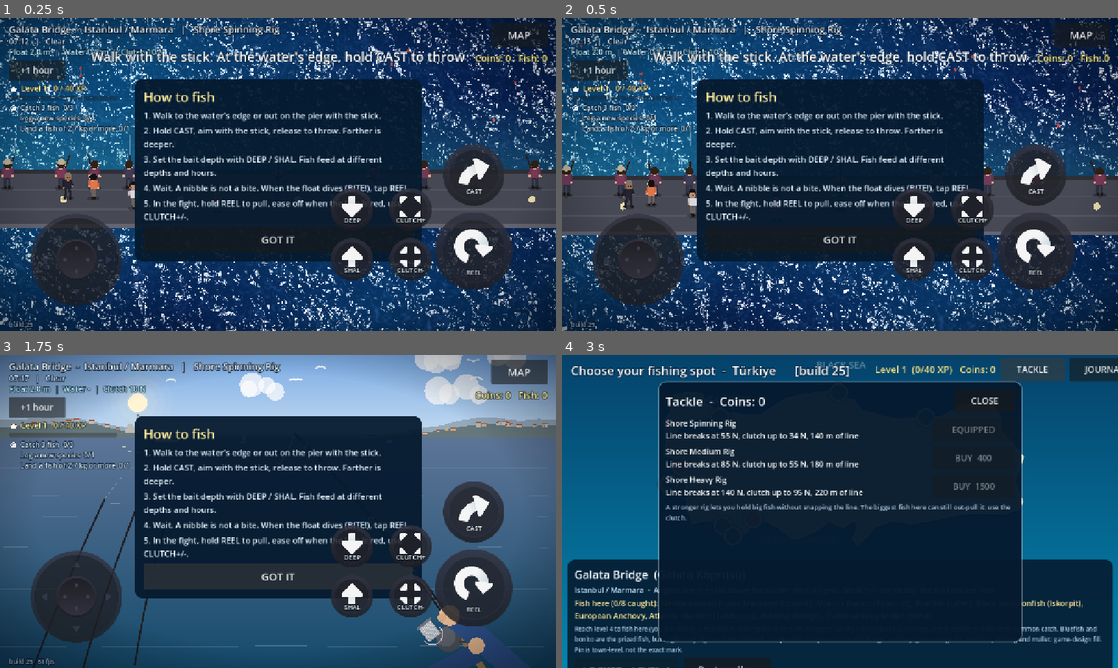
Above: before the commit, frames 1-4 (two rows, left to right).
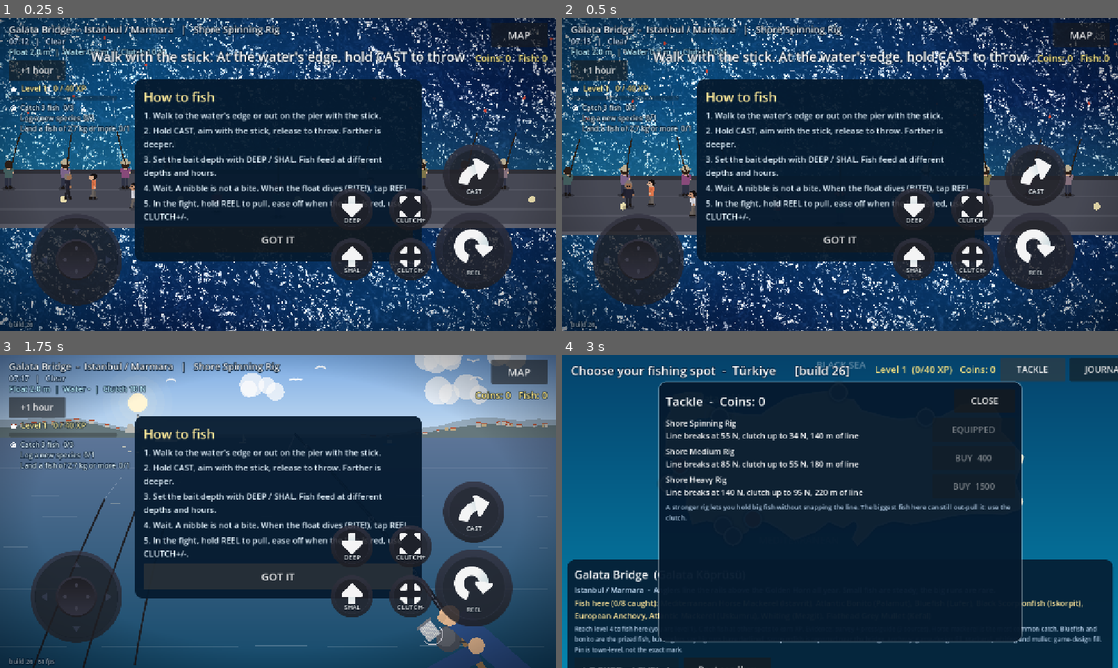
Above: after the commit, the same moments.

Repository: nextlevelcorp/godot_fishing_rpg
Game: Godot game, scene res://shore_fishing.tscn
Same seed, same stepped clock (60 frames per second), same inputs: the game is played once before the commit and once after it. This scene is started directly instead of the project's main scene.
Inputs (mouse positions are in pixels of both pictures, inside the frame that each line leads up to):
- Up to frame 1 (0.25 s): no input
- Up to frame 2 (0.5 s): no input
- Up to frame 3 (1.75 s): tap Enter at 0.5 s; move the mouse to (400, 495) at 0.52 s; hold D (steer_right) 0.53-1.25 s; hold C (cast) 0.53-1.25 s; click (400, 495) at 0.67 s; drag from (166, 527) to (250, 574) at 1.27 s
- Up to frame 4 (3 s): click "MAP" at 2 s; click "TACKLE" at 2.75 s

The runs differ from the first frame. In frame 1, 1.2% of the frame differs, in the area x 0-100%, y 5-99%; in frame 2, 1.2%, in the area x 0-100%, y 7-99%; in frame 3, less than 0.1%; in frame 4, less than 0.1%.

Commit message:
feat: other anglers fish for real, people walk in profile, hands on the rod (build 26)
- Every spot now has other anglers along the shore (they were only drawn
  on the bridge). Each runs the same loop as the player: wait, bite and
  fight with the rod bending and the float dragged about, land a fish of
  the spot's species that swings on the line, cast again. Bites come
  faster when the fish are feeding. Splash, drips and cast sounds fade
  with distance.
- Figure: people walking left or right are drawn in profile with
  scissoring legs, swinging arm and a nose, instead of sliding sideways;
  a hold point puts both hands on the rod (player and other anglers).

Co-Authored-By: Claude Opus 5.5 <noreply@anthropic.com>
Claude-Session: https://claude.ai/code/session_01HLtjWBZvxzhjVtsJywwULp

Diff:
--- a/figure.gd
+++ b/figure.gd
@@ -7,47 +7,100 @@
 
 ## feet: ground point. facing: walking or looking direction (screen space, y down = toward camera).
 ## step: walk-cycle phase in radians. moving: legs swing only while walking. s: scale (1 = adult).
-## look: {shirt, pants, skin, hair, hat (Color or null)}.
-static func draw_person(ci: CanvasItem, feet: Vector2, facing: Vector2, step: float, moving: bool, look: Dictionary, s: float = 1.0) -> void:
+## look: {shirt, pants, skin, hair, hat (Color or null)}. hold: a point both hands grip (a rod), or
+## Vector2.INF for free arms. Walking left or right shows the person in profile, legs scissoring,
+## so nobody slides sideways like a crab.
+static func draw_person(ci: CanvasItem, feet: Vector2, facing: Vector2, step: float, moving: bool, look: Dictionary,
+		s: float = 1.0, hold: Vector2 = Vector2.INF) -> void:
 	var shirt: Color = look.get("shirt", Color(0.25, 0.40, 0.65))
 	var pants: Color = look.get("pants", Color(0.20, 0.22, 0.28))
 	var skin: Color = look.get("skin", Color(0.92, 0.74, 0.58))
 	var hair: Color = look.get("hair", Color(0.20, 0.14, 0.10))
-	var side := clampf(facing.x, -1.0, 1.0)
-	var toward := facing.y > 0.25                    # facing the camera: we see the face
-	var swing := sin(step) * 5.0 * s if moving else 0.0
+	var shoe := Color(0.12, 0.10, 0.09)
+	var profile := absf(facing.x) > 0.55
+	var dir := 1.0 if facing.x >= 0.0 else -1.0
+	var toward := facing.y > 0.25 and not profile
+	var swing := sin(step) if moving else 0.0
 	var bob := absf(sin(step)) * 1.5 * s if moving else 0.0
-	# shadow
-	_ellipse(ci, feet + Vector2(0.0, 1.0 * s), Vector2(11.0 * s, 4.0 * s), Color(0.0, 0.0, 0.0, 0.25))
-	# legs
+	_ellipse(ci, feet + Vector2(0.0, 1.0 * s), Vector2((8.0 if profile else 11.0) * s, 4.0 * s), Color(0.0, 0.0, 0.0, 0.25))
 	var hip := feet + Vector2(0.0, -16.0 * s - bob)
-	ci.draw_line(hip + Vector2(-3.0 * s, 0.0), feet + Vector2(-3.0 * s + swing * 0.6, 0.0), pants, 4.5 * s)
-	ci.draw_line(hip + Vector2(3.0 * s, 0.0), feet + Vector2(3.0 * s - swing * 0.6, 0.0), pants, 4.5 * s)
-	ci.draw_circle(feet + Vector2(-3.0 * s + swing * 0.6, 0.0), 2.4 * s, Color(0.12, 0.10, 0.09))
-	ci.draw_circle(feet + Vector2(3.0 * s - swing * 0.6, 0.0), 2.4 * s, Color(0.12, 0.10, 0.09))
-	# body
 	var chest := hip + Vector2(0.0, -12.0 * s)
+	var holding := hold != Vector2.INF
+	if profile:
+		# Legs scissor forward and back along the walking direction.
+		var fwd := Vector2(dir * 6.0 * s * swing, 0.0)
+		ci.draw_line(hip, feet - fwd, pants.darkened(0.15), 4.5 * s)
+		_foot(ci, feet - fwd, dir, s, shoe)
+		ci.draw_line(hip, feet + fwd, pants, 4.8 * s)
+		_foot(ci, feet + fwd, dir, s, shoe)
+		ci.draw_colored_polygon(PackedVector2Array([hip + Vector2(-4.0 * s, 1.0 * s), hip + Vector2(4.0 * s, 1.0 * s),
+			chest + Vector2(4.5 * s, -2.0 * s), chest + Vector2(-4.5 * s, -2.0 * s)]), shirt)
+		var shoulder := chest + Vector2(dir * 1.0 * s, -1.0 * s)
+		if holding:
+			_arm(ci, shoulder, hold, shirt, skin, s)
+		else:
+			var hand := shoulder + Vector2(-dir * 5.0 * s * swing, 11.0 * s)
+			_arm(ci, shoulder, hand, shirt, skin, s)
+		var head := chest + Vector2(dir * 1.0 * s, -8.0 * s)
+		ci.draw_circle(head, 6.2 * s, skin)
+		ci.draw_circle(head + Vector2(-dir * 1.6 * s, -1.2 * s), 5.8 * s, hair)
+		ci.draw_circle(head + Vector2(dir * 2.2 * s, 0.8 * s), 4.2 * s, skin)
+		ci.draw_circle(head + Vector2(dir * 6.0 * s, 1.0 * s), 1.4 * s, skin.darkened(0.08))     # nose
+		ci.draw_circle(head + Vector2(dir * 3.2 * s, -0.6 * s), 0.9 * s, Color(0.1, 0.08, 0.08))
+		_hat(ci, look, head, dir, s, true)
+		return
+	# Front or back view.
+	var spread := 5.0 * s * swing
+	ci.draw_line(hip + Vector2(-3.0 * s, 0.0), feet + Vector2(-3.0 * s, -absf(spread) * 0.3), pants, 4.5 * s)
+	ci.draw_line(hip + Vector2(3.0 * s, 0.0), feet + Vector2(3.0 * s, -absf(spread) * 0.3), pants, 4.5 * s)
+	ci.draw_circle(feet + Vector2(-3.0 * s, -maxf(spread, 0.0) * 0.6), 2.4 * s, shoe)
+	ci.draw_circle(feet + Vector2(3.0 * s, minf(spread, 0.0) * 0.6), 2.4 * s, shoe)
+	var back_view := not toward
+	if holding and back_view:
+		_arm(ci, chest + Vector2(-7.0 * s, -2.0 * s), hold, shirt, skin, s)
+		_arm(ci, chest + Vector2(7.0 * s, -2.0 * s), hold + Vector2(2.0 * s, 4.0 * s), shirt, skin, s)
 	ci.draw_colored_polygon(PackedVector2Array([hip + Vector2(-6.0 * s, 1.0 * s), hip + Vector2(6.0 * s, 1.0 * s),
 		chest + Vector2(7.5 * s, -2.0 * s), chest + Vector2(-7.5 * s, -2.0 * s)]), shirt)
-	ci.draw_line(chest + Vector2(-7.5 * s, -2.0 * s), chest + Vector2(-8.0 * s, 9.0 * s - swing * 0.5), shirt.darkened(0.12), 3.5 * s)
-	ci.draw_line(chest + Vector2(7.5 * s, -2.0 * s), chest + Vector2(8.0 * s, 9.0 * s + swing * 0.5), shirt.darkened(0.12), 3.5 * s)
-	ci.draw_circle(chest + Vector2(-8.0 * s, 9.5 * s - swing * 0.5), 2.0 * s, skin)
-	ci.draw_circle(chest + Vector2(8.0 * s, 9.5 * s + swing * 0.5), 2.0 * s, skin)
-	# head
-	var head := chest + Vector2(side * 1.5 * s, -8.0 * s)
+	if not holding:
+		_arm(ci, chest + Vector2(-7.5 * s, -2.0 * s), chest + Vector2(-8.5 * s, 10.0 * s - spread * 0.5), shirt, skin, s)
+		_arm(ci, chest + Vector2(7.5 * s, -2.0 * s), chest + Vector2(8.5 * s, 10.0 * s + spread * 0.5), shirt, skin, s)
+	elif not back_view:
+		_arm(ci, chest + Vector2(-7.0 * s, -2.0 * s), hold, shirt, skin, s)
+		_arm(ci, chest + Vector2(7.0 * s, -2.0 * s), hold + Vector2(2.0 * s, 4.0 * s), shirt, skin, s)
+	var head := chest + Vector2(0.0, -8.0 * s)
 	ci.draw_circle(head, 6.5 * s, skin)
 	if toward:
 		ci.draw_circle(head + Vector2(0.0, -2.5 * s), 6.6 * s, hair)
 		ci.draw_circle(head + Vector2(0.0, 1.2 * s), 5.6 * s, skin)
-		ci.draw_circle(head + Vector2(-2.2 * s + side * 1.5 * s, 0.8 * s), 0.9 * s, Color(0.1, 0.08, 0.08))
-		ci.draw_circle(head + Vector2(2.2 * s + side * 1.5 * s, 0.8 * s), 0.9 * s, Color(0.1, 0.08, 0.08))
+		ci.draw_circle(head + Vector2(-2.2 * s, 0.8 * s), 0.9 * s, Color(0.1, 0.08, 0.08))
+		ci.draw_circle(head + Vector2(2.2 * s, 0.8 * s), 0.9 * s, Color(0.1, 0.08, 0.08))
 	else:
-		ci.draw_circle(head + Vector2(-side * 1.0 * s, -0.5 * s), 6.4 * s, hair)
+		ci.draw_circle(head + Vector2(0.0, -0.5 * s), 6.4 * s, hair)
+	_hat(ci, look, head, 0.0, s, false)
+
+
+## Upper arm and forearm from the shoulder to the hand, with a sleeve and a hand.
+static func _arm(ci: CanvasItem, shoulder: Vector2, hand: Vector2, shirt: Color, skin: Color, s: float) -> void:
+	var elbow := shoulder.lerp(hand, 0.5) + Vector2(0.0, 3.0 * s)
+	ci.draw_line(shoulder, elbow, shirt.darkened(0.12), 3.6 * s)
+	ci.draw_line(elbow, hand, shirt.darkened(0.05), 3.2 * s)
+	ci.draw_circle(hand, 2.2 * s, skin)
+
+
+static func _foot(ci: CanvasItem, at: Vector2, dir: float, s: float, col: Color) -> void:
+	ci.draw_line(at + Vector2(-dir * 1.0 * s, 0.0), at + Vector2(dir * 3.5 * s, 0.0), col, 2.8 * s)
+
+
+static func _hat(ci: CanvasItem, look: Dictionary, head: Vector2, dir: float, s: float, profile: bool) -> void:
 	var hat: Variant = look.get("hat", null)
-	if hat is Color:
-		var hc: Color = hat
+	if not (hat is Color):
+		return
+	var hc: Color = hat
+	if profile:
+		ci.draw_line(head + Vector2(-dir * 4.0 * s, -4.0 * s), head + Vector2(dir * 9.0 * s, -3.0 * s), hc.darkened(0.15), 2.2 * s)
+	else:
 		_ellipse(ci, head + Vector2(0.0, -4.0 * s), Vector2(8.5 * s, 2.6 * s), hc.darkened(0.15))
-		ci.draw_circle(head + Vector2(0.0, -5.0 * s), 5.2 * s, hc)
+	ci.draw_circle(head + Vector2(0.0, -5.0 * s), 5.2 * s, hc)
 
 
 ## A cat seen from the side: body, head with ears, tail curling on an oscillator.
--- a/game_session.gd
+++ b/game_session.gd
@@ -11,7 +11,7 @@
 
 ## Shown on screen so a player can tell a fresh deploy from a page the browser cached.
 ## Bump it with every build that changes behaviour.
-const BUILD := "build 25"
+const BUILD := "build 26"
 const SAVE_PATH := "user://save.cfg"
 const SAVE_VERSION := 1
 const START_RIG := "shore_spinning_rig"
--- a/shore_fishing.gd
+++ b/shore_fishing.gd
@@ -280,11 +280,13 @@
 	# Other anglers along the shore. The Galata survey counted about 200 a day on the bridge, so
 	# the rail is lined with them; elsewhere a few locals fish the same water.
 	var crowd_y: float = {"bridge": 20.0, "harbor": 20.0, "beach": 34.0}.get(kind, 12.0)
-	var gap := Vector2(60.0, 130.0) if kind == "bridge" else Vector2(260.0, 520.0)
+	var gap := Vector2(60.0, 130.0) if kind == "bridge" else Vector2(150.0, 320.0)
 	var cx := -HALF_WIDTH + 200.0
 	while cx < HALF_WIDTH - 200.0:
 		if absf(cx) > 140.0 and absf(cx - _pier_x) > 70.0:
-			_crowd.append({"x": cx, "y": crowd_y, "len": rng.randf_range(90.0, 260.0), "phase": rng.randf() * TAU})
+			_crowd.append({"x": cx, "y": crowd_y, "len": rng.randf_range(90.0, 260.0), "phase": rng.randf() * TAU,
+				"state": "wait", "t": rng.randf_range(4.0, 40.0), "shirt": Color(rng.randf_range(0.2, 0.7), rng.randf_range(0.2, 0.5), rng.randf_range(0.25, 0.6)),
+				"hat": rng.randf() < 0.5, "kg": 0.3, "sp": ""})
 		cx += rng.randf_range(gap.x, gap.y)
 	for i in 140:
 		_sparkles.append(Vector3(rng.randf_range(-HALF_WIDTH, HALF_WIDTH), rng.randf_range(-1100.0, -40.0), rng.randf() * TAU))
@@ -1159,22 +1161,76 @@
 func _neighbor_float(a: Dictionary) -> Vector2:
 	var x := float(a["x"])
 	var ph := float(a["phase"])
-	return Vector2(x + sin(_time * 0.4 + ph) * 14.0 + sin(ph) * 30.0, float(a["y"]) - 30.0 - float(a["len"]) + sin(_time * 1.7 + ph) * 2.0)
+	var out := Vector2(x + sin(_time * 0.4 + ph) * 14.0 + sin(ph) * 30.0, float(a["y"]) - 30.0 - float(a["len"]) + sin(_time * 1.7 + ph) * 2.0)
+	match String(a.get("state", "wait")):
+		"fight":
+			# the fish pulls the float under and drags it about, and it comes closer as they reel
+			var k := clampf(float(a["t"]) / 7.0, 0.15, 1.0)
+			out = _neighbor_tip(a).lerp(out, k) + Vector2(sin(_time * 3.1 + ph) * 22.0, cos(_time * 2.3 + ph) * 8.0)
+		"land", "cast":
+			out = _neighbor_tip(a) + Vector2(0.0, 26.0)
+	return out
+
+
+## Rod tip of another angler: the rod rises from their hands toward the water and bends on a fish.
+func _neighbor_tip(a: Dictionary) -> Vector2:
+	var hold := _neighbor_hold(a)
+	var ph := float(a["phase"])
+	var st := String(a.get("state", "wait"))
+	var lean := sin(ph) * 22.0
+	if st == "fight":
+		return hold + Vector2(lean + sin(_time * 4.0 + ph) * 10.0, -48.0)
+	if st == "land":
+		return hold + Vector2(lean * 0.3, -82.0)
+	if st == "cast":
+		var k := clampf(float(a["t"]) / 0.8, 0.0, 1.0)
+		return hold + Vector2(lean, -80.0).rotated(k * 1.6)
+	return hold + Vector2(lean, -78.0 + sin(_time * 1.2 + ph) * 2.0)
+
+
+func _neighbor_hold(a: Dictionary) -> Vector2:
+	return Vector2(float(a["x"]), float(a["y"]) + 18.0) + Vector2(5.0, -36.0)
 
 
 ## Now and then another angler hooks something: a splash at their float and a sound, quieter
 ## the further away they are.
 func _update_neighbors(delta: float) -> void:
-	if _crowd.is_empty():
-		return
-	_neighbor_clock -= delta
-	if _neighbor_clock > 0.0:
-		return
-	_neighbor_clock = _rng.randf_range(10.0, 22.0)
-	var a: Dictionary = _crowd[_rng.randi() % _crowd.size()]
-	var p := _neighbor_float(a)
-	_splash(p, 0.6)
-	_amb.play("splash", clampf(1.0 - absf(p.x) / 1400.0, 0.15, 0.6))
+	# Each other angler runs the same loop as you: wait, bite and fight, land the fish, cast again.
+	# Bites come faster when the fish are feeding (same activity as yours).
+	var species: Array = _spot["species"]
+	for a in _crowd:
+		var t := float(a["t"]) - delta
+		var st := String(a["state"])
+		if t <= 0.0:
+			var near := absf(float(a["x"]) - _cam.position.x) < 1300.0 and not _pov_on
+			match st:
+				"wait":
+					st = "fight"
+					t = _rng.randf_range(4.0, 9.0)
+					a["sp"] = String(species[_rng.randi() % species.size()]) if not species.is_empty() else ""
+					a["kg"] = BiomeDB.roll_weight_kg(String(a["sp"]), _rng) if String(a["sp"]) != "" else 0.4
+					if near:
+						_splash(_neighbor_float(a), 0.7)
+						_amb.play("splash", clampf(1.0 - absf(float(a["x"]) - _cam.position.x) / 1400.0, 0.15, 0.6))
+				"fight":
+					if _rng.randf() < 0.25:
+						st = "cast"                                  # it got away
+						t = 0.8
+					else:
+						st = "land"
+						t = 2.4
+						if near:
+							_amb.play("drips", 0.4)
+				"land":
+					st = "cast"
+					t = 0.8
+				_:
+					st = "wait"
+					t = _rng.randf_range(12.0, 45.0) / maxf(_activity(), 0.3)
+					if near:
+						_amb.play("cast", 0.25)
+		a["t"] = t
+		a["state"] = st
 
 
 # ---------------------------------------------------------------- fight results
@@ -1500,6 +1556,7 @@
 	_draw_shore()
 	if _has_pier:
 		_draw_pier()
+	_draw_crowd()
 	_draw_boats()
 	_draw_ripples()
 	_draw_line_and_float()
@@ -1574,7 +1631,6 @@
 		while lx <= HALF_WIDTH - 200.0:
 			draw_circle(Vector2(lx, 62.0), 7.0, Color(1.0, 0.95, 0.7))
 			lx += 240.0
-		_draw_crowd()
 	elif kind == "harbor":
 		draw_rect(Rect2(-w, 0.0, w * 2.0, 150.0), base)
 		draw_rect(Rect2(-w, 0.0, w * 2.0, 8.0), base.darkened(0.4))
@@ -1618,15 +1674,35 @@
 func _draw_crowd() -> void:
 	for a in _crowd:
 		var x := float(a["x"])
-		var ph := float(a["phase"])
+		if absf(x - _cam.position.x) > 1500.0:
+			continue
 		var y := float(a["y"])
-		var tip := Vector2(x + sin(ph) * 20.0, y - 50.0)
+		var hold := _neighbor_hold(a)
+		var tip := _neighbor_tip(a)
 		var end := _neighbor_float(a)
-		draw_line(Vector2(x, y), tip, Color(0.2, 0.13, 0.08), 3.0)
-		draw_line(tip, end, Color(1.0, 1.0, 1.0, 0.35), 1.0)
-		draw_circle(end, 3.0, Color(0.95, 0.3, 0.2, 0.9))
-		Figure.draw_person(self, Vector2(x, y + 18.0), Vector2.UP, 0.0, false,
-			{"shirt": Color(0.25 + 0.3 * absf(sin(ph)), 0.25, 0.35), "hat": Color(0.80, 0.75, 0.60) if int(x) % 3 == 0 else null}, 1.3)
+		var st := String(a["state"])
+		var look := {"shirt": a["shirt"], "hat": Color(0.80, 0.75, 0.60) if bool(a["hat"]) else null}
+		Figure.draw_person(self, Vector2(x, y + 18.0), Vector2.UP, 0.0, false, look, 1.3, hold)
+		# rod: bends toward the fish in a fight
+		var bend := 18.0 if st == "fight" else 4.0
+		var ctrl := hold.lerp(tip, 0.5) + (tip - hold).orthogonal().normalized() * bend
+		var rod := PackedVector2Array()
+		for i in 7:
+			var k := float(i) / 6.0
+			rod.append(hold.lerp(ctrl, k).lerp(ctrl.lerp(tip, k), k))
+		draw_polyline(rod, Color(0.18, 0.13, 0.09), 2.5)
+		if st == "land" and String(a["sp"]) != "":
+			# the catch swings on the line under the tip, flapping
+			var fish_at := tip + Vector2(sin(_time * 5.0) * 4.0, 30.0)
+			draw_line(tip, fish_at, Color(1.0, 1.0, 1.0, 0.5), 1.0)
+			RealFish.draw(self, String(a["sp"]), fish_at + Vector2(0.0, 10.0), clampf(18.0 + float(a["kg"]) * 6.0, 18.0, 46.0),
+				PI * 0.5 + sin(_time * 9.0) * 0.4, 1.0, _time * 18.0, 0.8, _world.daylight, 1.0)
+		else:
+			draw_line(tip, end, Color(1.0, 1.0, 1.0, 0.45 if st == "fight" else 0.3), 1.0)
+			if st != "fight":
+				draw_circle(end, 3.0, Color(0.95, 0.3, 0.2, 0.9))
+			else:
+				draw_arc(end, 6.0 + sin(_time * 6.0) * 2.0, 0.0, TAU, 10, Color(1.0, 1.0, 1.0, 0.6), 1.5)
 
 
 func _draw_foam() -> void:
@@ -1778,7 +1854,9 @@
 	var d := _aim_dir()
 	# Three-quarter view: the angler stands with the rod hand at chest height (see Figure).
 	var look_dir := _facing if _state == State.AIM else d
-	Figure.draw_person(self, _hand + Vector2(0.0, 22.0), look_dir, _walk_phase, _moving and _state == State.AIM, ANGLER_LOOK, 1.5)
+	# Feet sit behind and below the rod hand, so both hands grip the rod in front of the chest.
+	var feet := _hand - look_dir.normalized() * 10.0 + Vector2(0.0, 40.0)
+	Figure.draw_person(self, feet, look_dir, _walk_phase, _moving and _state == State.AIM, ANGLER_LOOK, 1.5, _hand)
 	var ctrl := _hand + d * ROD_LEN * 0.55 + d.orthogonal() * _rod_bend * ROD_BEND_PX * 0.35
 	var rod := PackedVector2Array()
 	var tip := _rod_tip()
